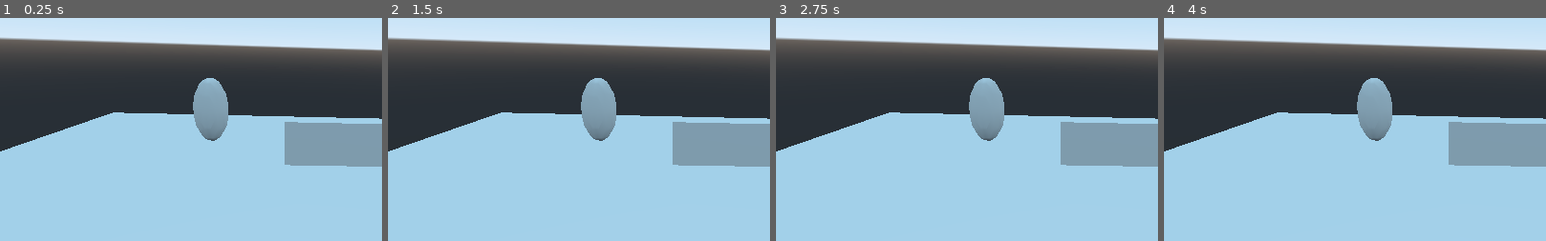
Above: before the commit, frames 1-4 (left to right).
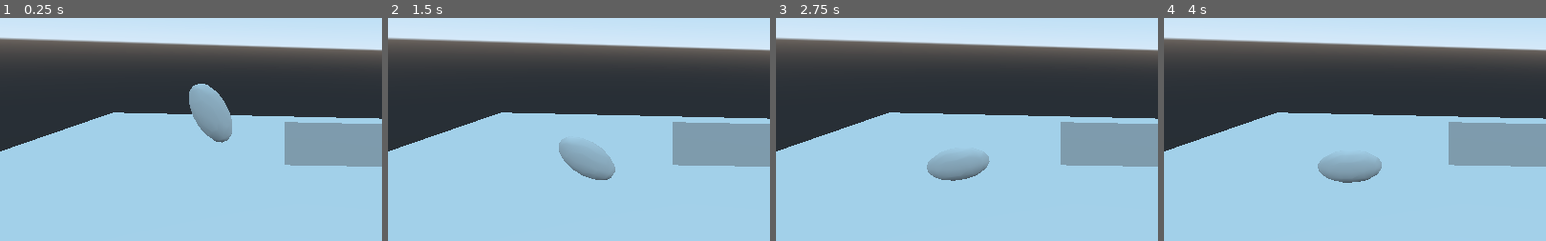
Above: after the commit, the same moments.

Repository: konraziel/Senior-Design-Project_Zielinski-Muswara
Game: Godot game, scene res://MainScene.tscn
The game is run twice, just before and just after one commit, with the same random seed, the same clock (stepped at 60 frames per second) and the same inputs.
Inputs:
- Up to frame 1 (0.25 s): no input
- Up to frame 2 (1.5 s): no input
- Up to frame 3 (2.75 s): no input
- Up to frame 4 (4 s): no input
The pictures show only the part of the screen within x 9-59%, y 26-76%; the shares and areas given below are measured in that part.

The runs differ from the first frame. In frame 1, 0.8% of the frame differs, in the area x 49-61%, y 26-56%; in frame 2, 3.7%, in the area x 44-60%, y 26-73%; in frame 3, 3.6%; in frame 4, 3.6%.

Commit message:
testing rigid body options

Diff:
--- a/MainScene.tscn
+++ b/MainScene.tscn
@@ -3,21 +3,25 @@
 [ext_resource path="res://models/map/SDmap1.dae" type="PackedScene" id=1]
 [ext_resource path="res://models/playermodel.obj" type="ArrayMesh" id=2]
 
-[sub_resource type="BoxShape" id=1]
-extents = Vector3( 1.09414, 2.13613, 1.09078 )
+[sub_resource type="CapsuleShape" id=1]
+margin = 1.0
+radius = 1.2
+height = 2.0
 
 [node name="Spatial" type="Spatial"]
 
 [node name="SDmap1" parent="." instance=ExtResource( 1 )]
 
-[node name="MeshInstance" type="MeshInstance" parent="."]
-transform = Transform( 1, 0, 0, 0, 1, 0, 0, 0, 1, 5.95996, 5.27782, -4.02895 )
-mesh = ExtResource( 2 )
+[node name="Camera" type="Camera" parent="."]
+transform = Transform( -0.999063, 0.0213839, 0.0376227, 0.0297936, 0.970414, 0.239601, -0.031386, 0.240497, -0.970142, 0, 9.52221, -25.3733 )
 
-[node name="RigidBody" type="RigidBody" parent="MeshInstance"]
+[node name="RigidBody" type="RigidBody" parent="."]
+transform = Transform( 0.903245, 0.429124, 0, -0.429124, 0.903245, 0, 0, 0, 1, 5.95996, 5.27782, -4.02895 )
 
-[node name="CollisionShape" type="CollisionShape" parent="MeshInstance/RigidBody"]
+[node name="CollisionShape" type="CollisionShape" parent="RigidBody"]
+transform = Transform( 1, 0, 0, 0, -4.37114e-08, -1, 0, 1, -4.37114e-08, 0, 0, 0 )
 shape = SubResource( 1 )
 
-[node name="Camera" type="Camera" parent="."]
-transform = Transform( -0.999063, 0.0213839, 0.0376227, 0.0297936, 0.970414, 0.239601, -0.031386, 0.240497, -0.970142, 0, 9.52221, -25.3733 )
+[node name="MeshInstance" type="MeshInstance" parent="RigidBody"]
+mesh = ExtResource( 2 )
+skeleton = NodePath("../..")
